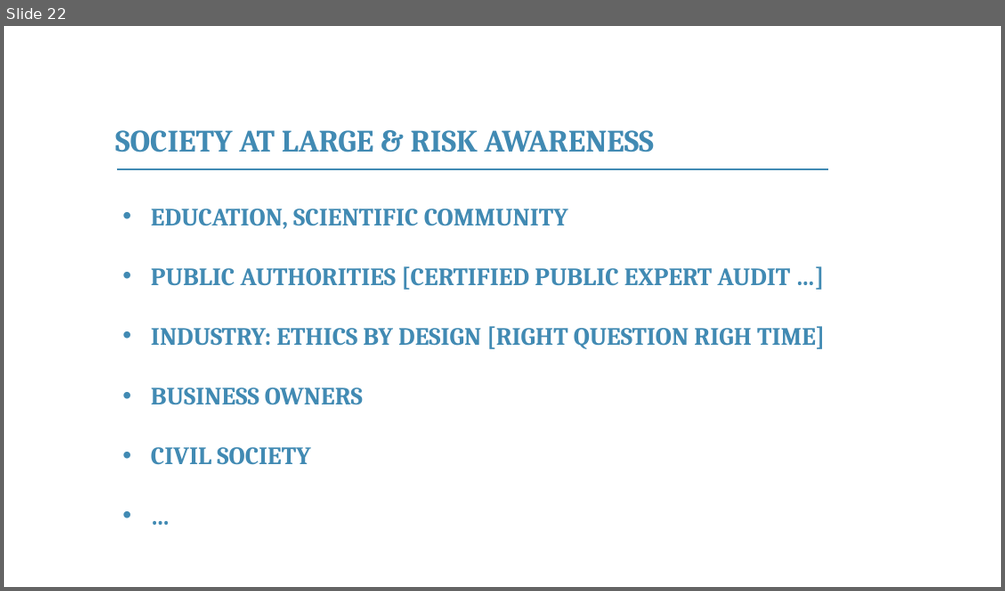
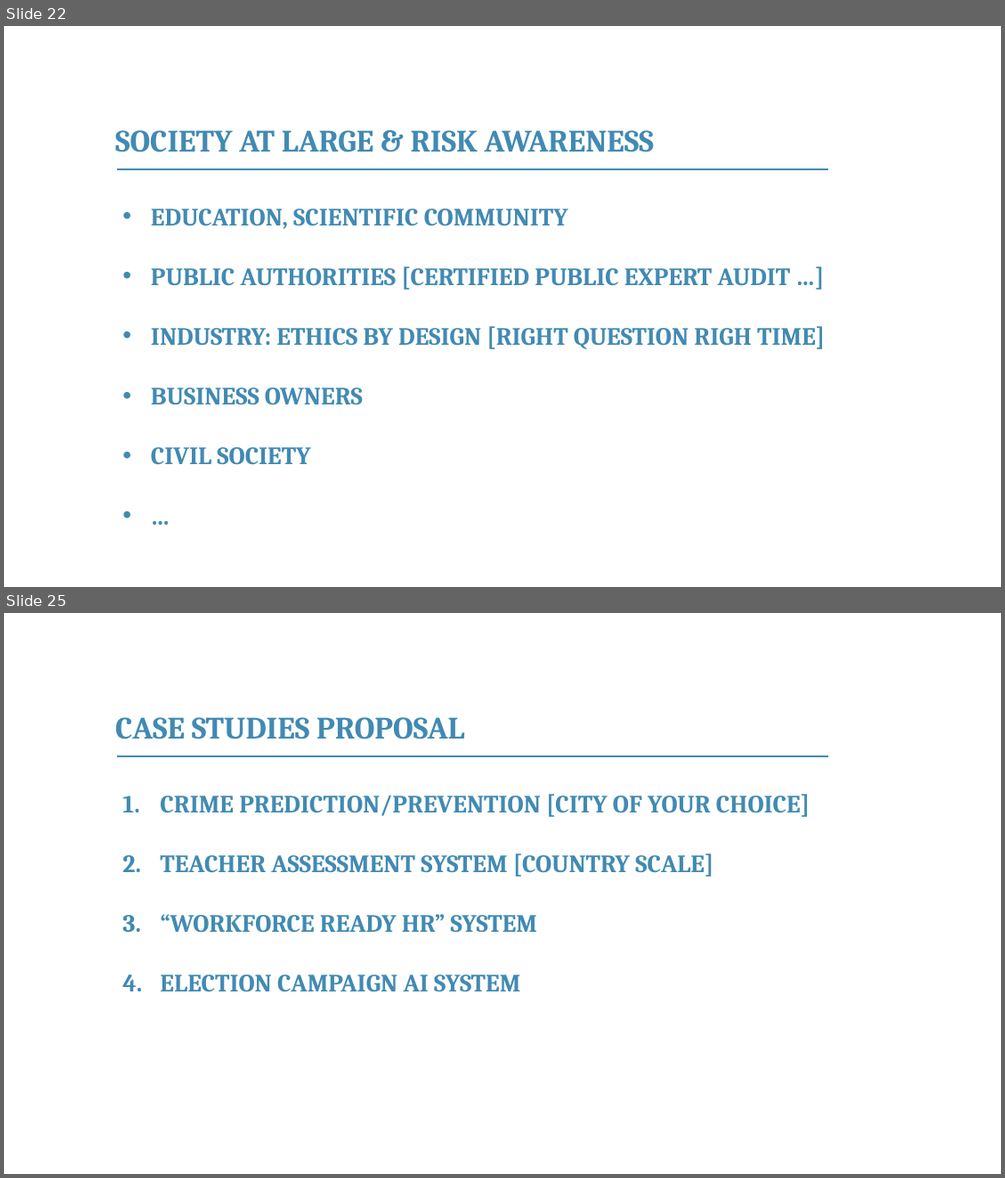
Before and after one commit to franckalbinet/itu-eaco-zanzibar-12-2018, a slide deck: presentations/session-6-ethics-of-ai.pptx. Shown one above the other, each under a label of ours: slide 22 before the commit, slides 22 and 25 after it; the slides between them are not shown. The pictures are 1005x591 and 1005x1178 pixels, drawn with LibreOffice and Linux fonts; fonts in the diff are those of the drawing; background and template pictures are left out. Boxes give left, top, right and bottom in pixels: in the first picture for what was removed or moved away, otherwise in the second. Text is boxed around its words. In the diff, an @@ line names an element or a change of style, - is before the commit and + after.

```diff
--- a/presentations/session-6-ethics-of-ai.pptx
+++ b/presentations/session-6-ethics-of-ai.pptx
@@ slide 25 added at <box>4,613,1001,1174</box>, background #FFFFFF @@
@@ text added at <box>115,717,465,739</box>, 30 pt, text #418AB3, bold @@
+CASE STUDIES PROPOSAL
@@ line added from (117, 756) to (829, 756), #418AB3 1 pt @@
@@ text added at <box>160,794,809,992</box>, 24 pt, text #418AB3, bold @@
+1. CRIME PREDICTION/PREVENTION [CITY OF YOUR CHOICE]
+2. TEACHER ASSESSMENT SYSTEM [COUNTRY SCALE]
+3. “WORKFORCE READY HR” SYSTEM
+4. ELECTION CAMPAIGN AI SYSTEM
```
Also in this commit, not shown: 3 slides changed, 3 other slides added, 1 slide removed, 3 other files.
